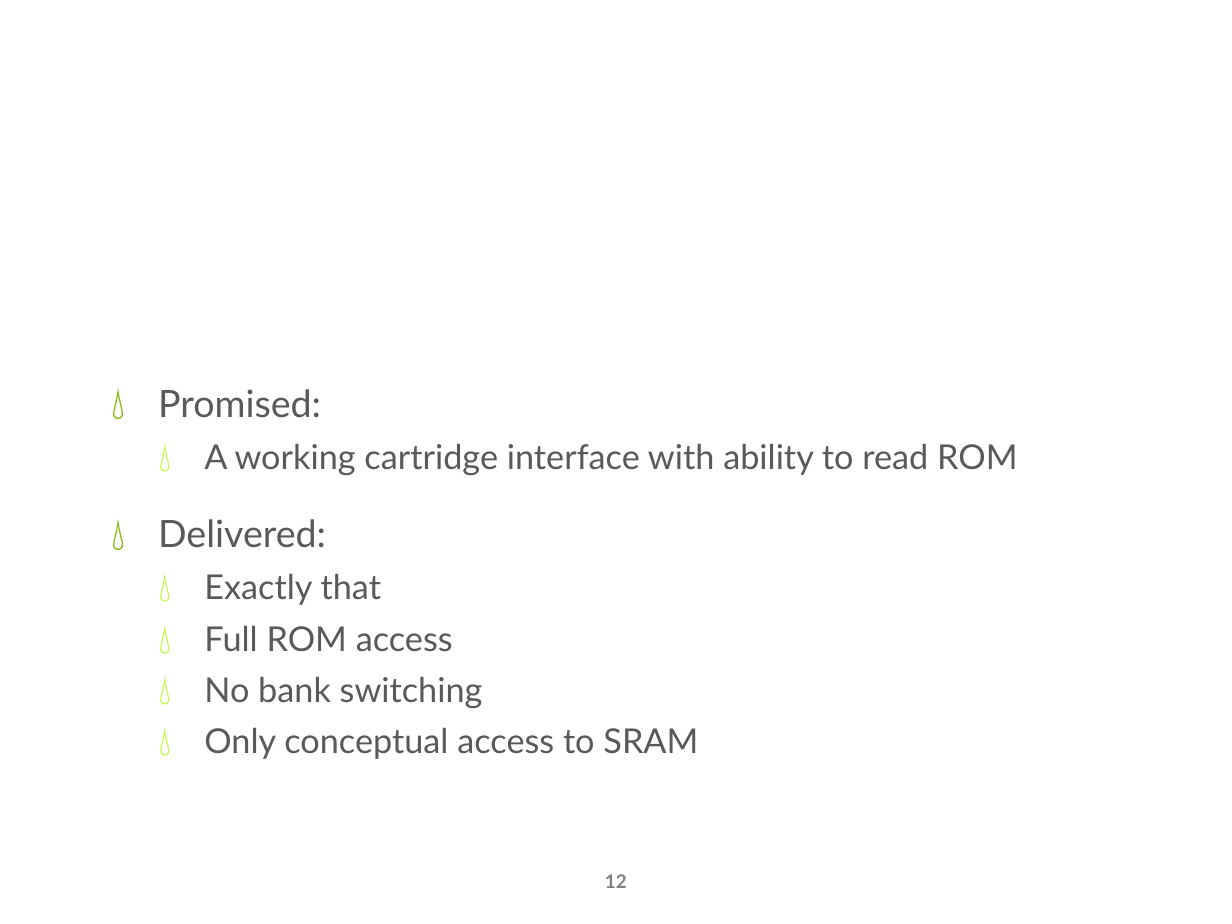
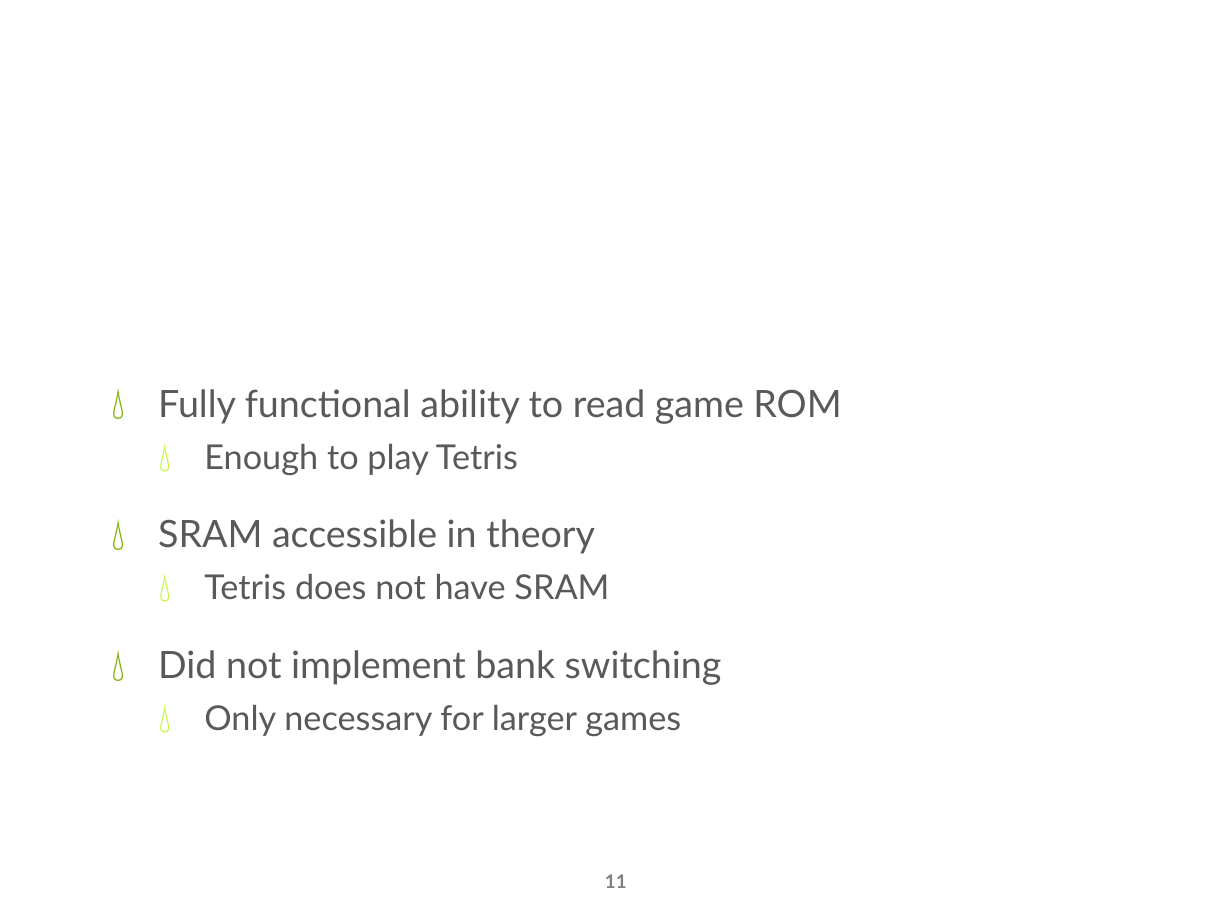
Before and after one commit to nightslide7/Gameboy, a slide deck: slide 11 of Meerkats_Presentation.pptx (slide 12 before the commit). Drawn at 1232x924 pixels with LibreOffice and Linux fonts; fonts in the diff are those of the drawing; background and template pictures are left out. Boxes give left, top, right and bottom in pixels: in the first picture for what was removed or moved away, otherwise in the second. Text is boxed around its words. In the diff, an @@ line names an element or a change of style, - is before the commit and + after.

```diff
--- a/Meerkats_Presentation.pptx
+++ b/Meerkats_Presentation.pptx
@@ text at [158, 389, 841, 736]: text changed; size 20 to 22 pt @@
-💧 Promised:
-  💧 A working cartridge interface with ability to read ROM
-💧 Delivered:
-  💧 Exactly that
-  💧 Full ROM access
-  💧 No bank switching
-  💧 Only conceptual access to SRAM
+💧 Fully functional ability to read game ROM
+  💧 Enough to play Tetris
+💧 SRAM accessible in theory
+  💧 Tetris does not have SRAM
+💧 Did not implement bank switching
+  💧 Only necessary for larger games
@@ page number at [605, 874, 627, 888]: text changed @@
-12
+11
```
Also in this commit, not shown: 10 other slides changed, 1 slide added, 3 slides removed, 1 other file.
